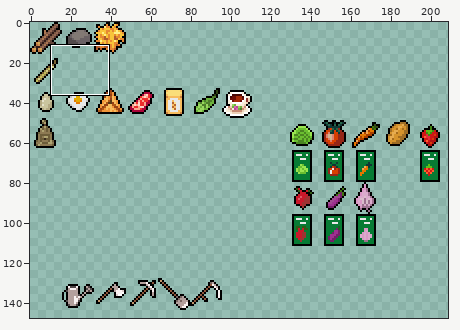
Sprite sheet: palmesneo_village/palmesneo_village/Content/Items/items_icons.png. Above, an overview of the earlier version with the close-up marked.
Close-up. Old version:
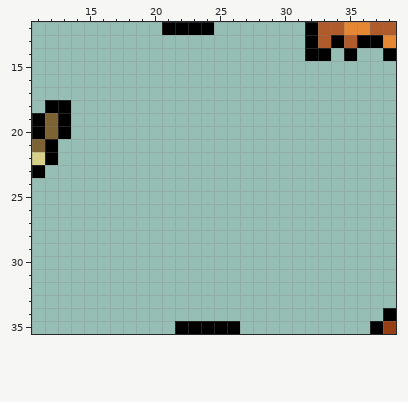
The file is 256x256 pixels. Colours within 5 levels of each other are drawn and written as one. Shown: x 11..38, y 12..35. The wide view leaves out empty margins.
The result:
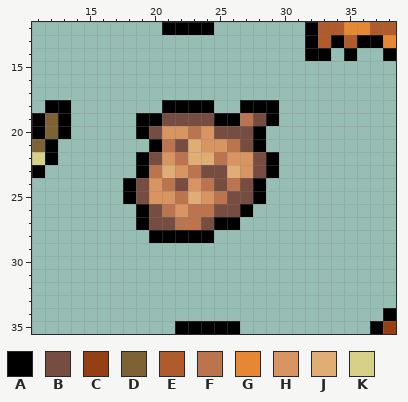
Palette (. is transparent): A #000000  B #774c41  C #963f14  D #7d6234  E #af5b2c  F #bc744f  G #e58733  H #d89562  J #e0ae74  K #d6d089
What changed:
y 18: x 21..24 .... -> AAAA; x 27..29 ... -> AAA
y 19: x 19..29 ........... -> AABBBBAAFBA
y 20: x 19..28 .......... -> ABHHFHBBBA
y 21: x 20..28 ......... -> AFBJHHFBA
y 22: x 19..29 ........... -> ABHFJJFHHBA
y 23: x 19..29 ........... -> AFJHFBBJHBA
y 24: x 18..28 ........... -> ABHFBHFBFBA
y 25: x 18..28 ........... -> ABHHFJHFBBA
y 26: x 19..27 ......... -> ABFHFFBBA
y 27: x 19..26 ........ -> ABBFFBAA
y 28: x 20..24 ..... -> AAAAA
Boxes around the changes in both close-ups, in picture pixels (x1, y1, x2, y2):
added: (123, 100, 279, 243)
